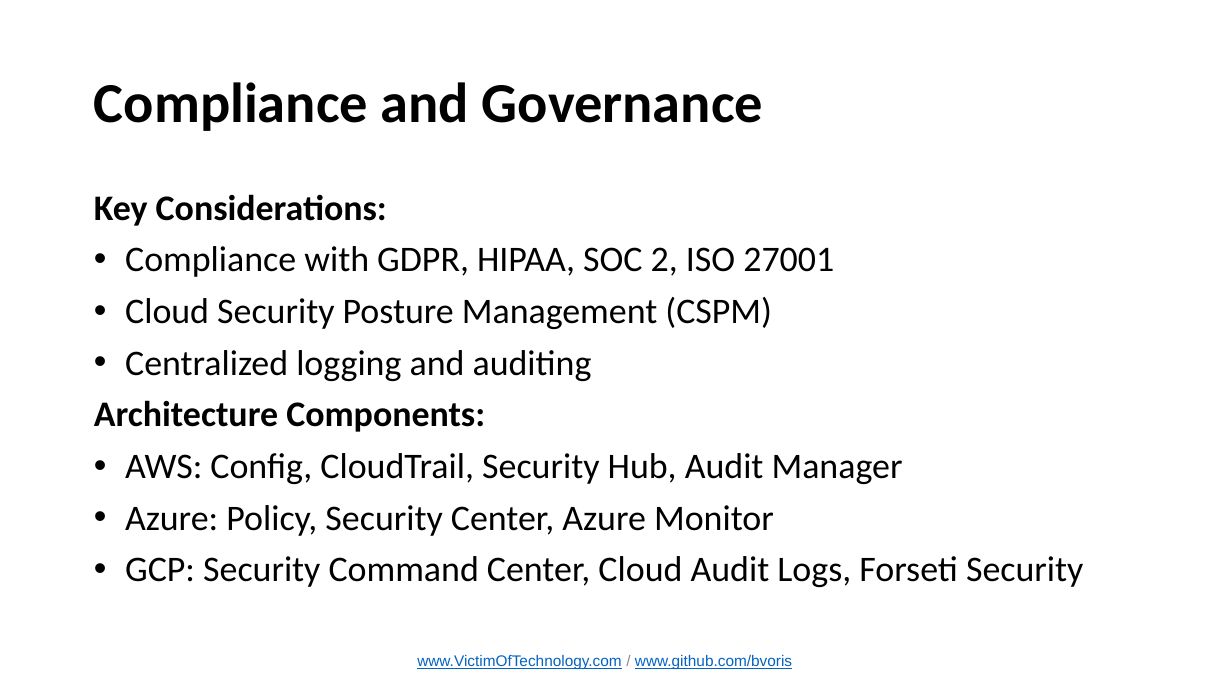
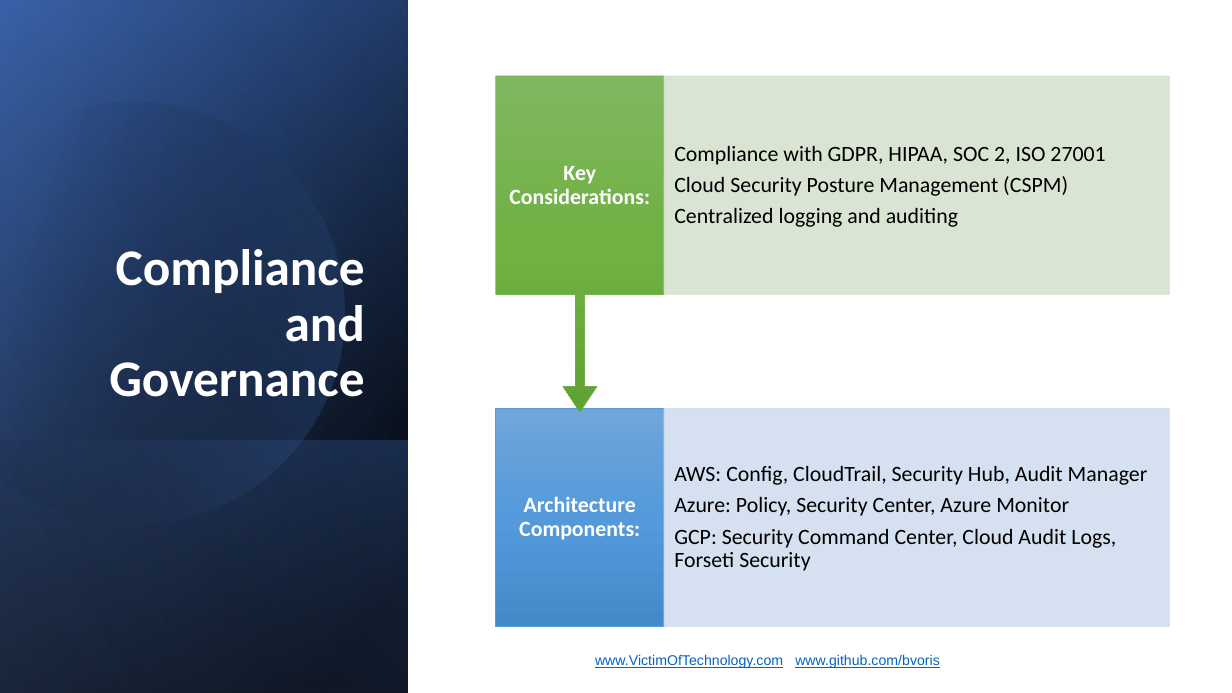
Before and after one commit to bvoris/InfraGardPresentation, a slide deck: slide 8 of InfraGard April Chapter Meeting Cloud Security.pptx. Drawn at 1232x693 pixels with LibreOffice and Linux fonts; fonts in the diff are those of the drawing. Boxes give left, top, right and bottom in pixels: in the first picture for what was removed or moved away, otherwise in the second. Text is boxed around its words. In the diff, an @@ line names an element or a change of style, - is before the commit and + after.

```diff
--- a/InfraGard April Chapter Meeting Cloud Security.pptx
+++ b/InfraGard April Chapter Meeting Cloud Security.pptx
@@ rectangle added at (0, 0, 409, 693), fill gradient #000000 to #2F5597 @@
@@ rectangle added at (0, 1, 409, 693), fill gradient #000000 to #4472C4 @@
@@ rectangle added at (0, 0, 409, 693), fill gradient #000000 to #8FAADC @@
@@ freeform shape added at (0, 52, 395, 567), fill gradient #000000 to #4472C4 @@
@@ group added at (495, 76, 1170, 627): 4 texts, 3 rectangles, 1 up arrow callout @@
+Architecture Components:
+AWS: Config, CloudTrail, Security Hub, Audit Manager
+Azure: Policy, Security Center, Azure Monitor
+GCP: Security Command Center, Cloud Audit Logs, Forseti Security
+Key Considerations:
+Compliance with GDPR, HIPAA, SOC 2, ISO 27001
+Cloud Security Posture Management (CSPM)
+Centralized logging and auditing
@@ title "Compliance and Governance": place and size @@
-title "Compliance and Governance" at (94, 82, 763, 131)
+title "Compliance and Governance" at (109, 249, 365, 397)
@@ title "Compliance and Governance" at (109, 249, 365, 397): size 44 to 40 pt, text colour #000000 to #FFFFFF; alignment left to right; vertical alignment middle to bottom @@
@@ text removed at (94, 194, 1083, 587) @@
-Key Considerations:
-• Compliance with GDPR, HIPAA, SOC 2, ISO 27001
-• Cloud Security Posture Management (CSPM)
-• Centralized logging and auditing
-Architecture Components:
-• AWS: Config, CloudTrail, Security Hub, Audit Manager
-• Azure: Policy, Security Center, Azure Monitor
-• GCP: Security Command Center, Cloud Audit Logs, Forseti Security
@@ rectangle added at (0, 440, 409, 693), fill gradient #4472C4 to #000000 @@
@@ text "www.VictimOfTechnology.com / www.github.com/bvoris": place and size @@
-text "www.VictimOfTechnology.com / www.github.com/bvoris" at (417, 655, 792, 669)
+text "www.VictimOfTechnology.com / www.github.com/bvoris" at (595, 654, 940, 668)
@@ text "www.VictimOfTechnology.com / www.github.com/bvoris" at (595, 654, 940, 668): size 12 to 11 pt; text colour #8C8C8C to #FFFFFF in "/"; alignment centre to left; more space between paragraphs @@
```
Also in this commit, not shown: 10 other slides changed.
